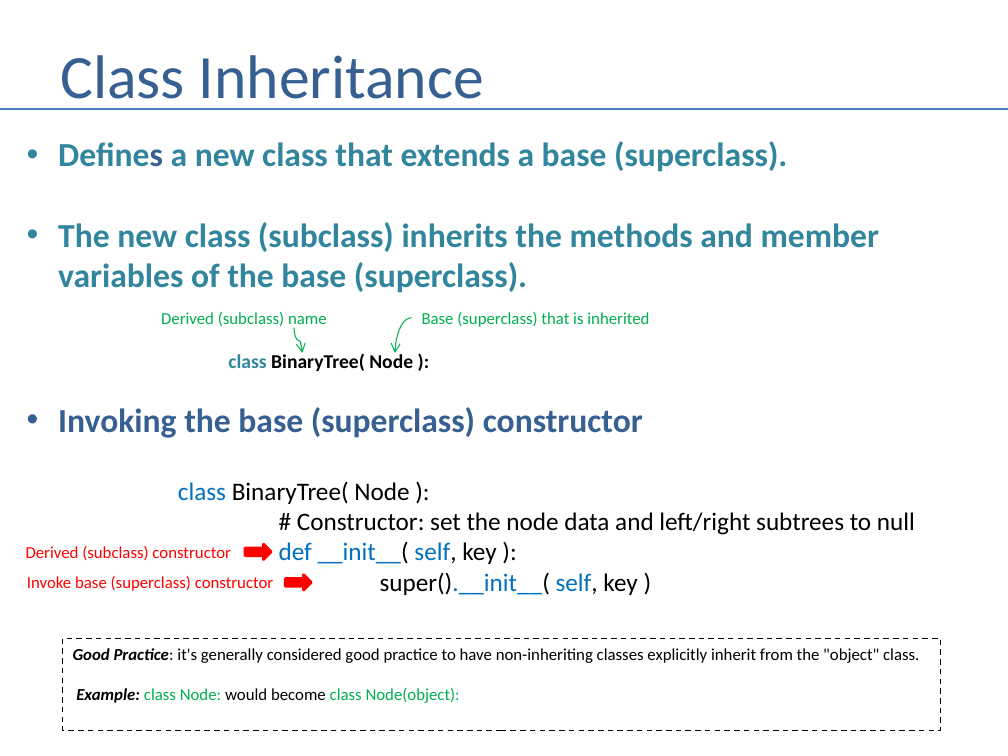
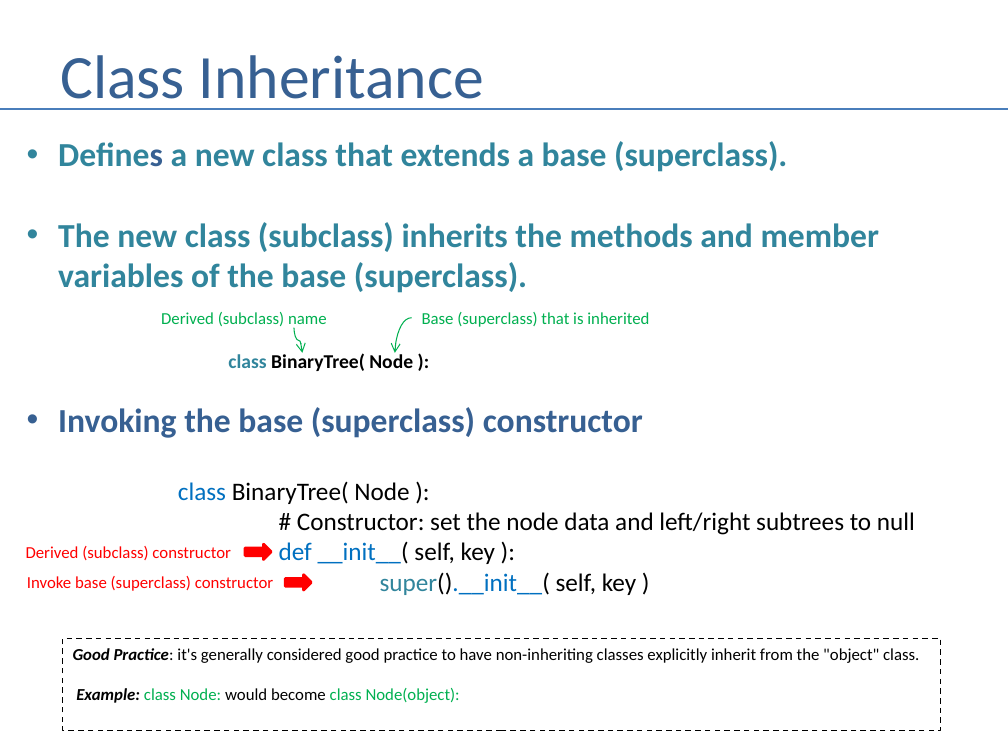
Before and after one commit to andrewferlitsch/Portland-Data-Science-Group, a slide deck: slide 7 of Presentations/Python - OOP.pptx. Drawn at 1008x756 pixels with LibreOffice and Linux fonts; fonts in the diff are those of the drawing. Boxes give left, top, right and bottom in pixels: in the first picture for what was removed or moved away, otherwise in the second. Text is boxed around its words. In the diff, an @@ line names an element or a change of style, - is before the commit and + after.

```diff
--- a/Presentations/Python - OOP.pptx
+++ b/Presentations/Python - OOP.pptx
@@ text at (279, 541, 636, 595): text colour #0070C0 to #000000 in "self,", "self,"; text colour #000000 to #31859C in "super().__init__(" @@
```
Also in this commit, not shown: 5 other slides changed, 1 other file.
